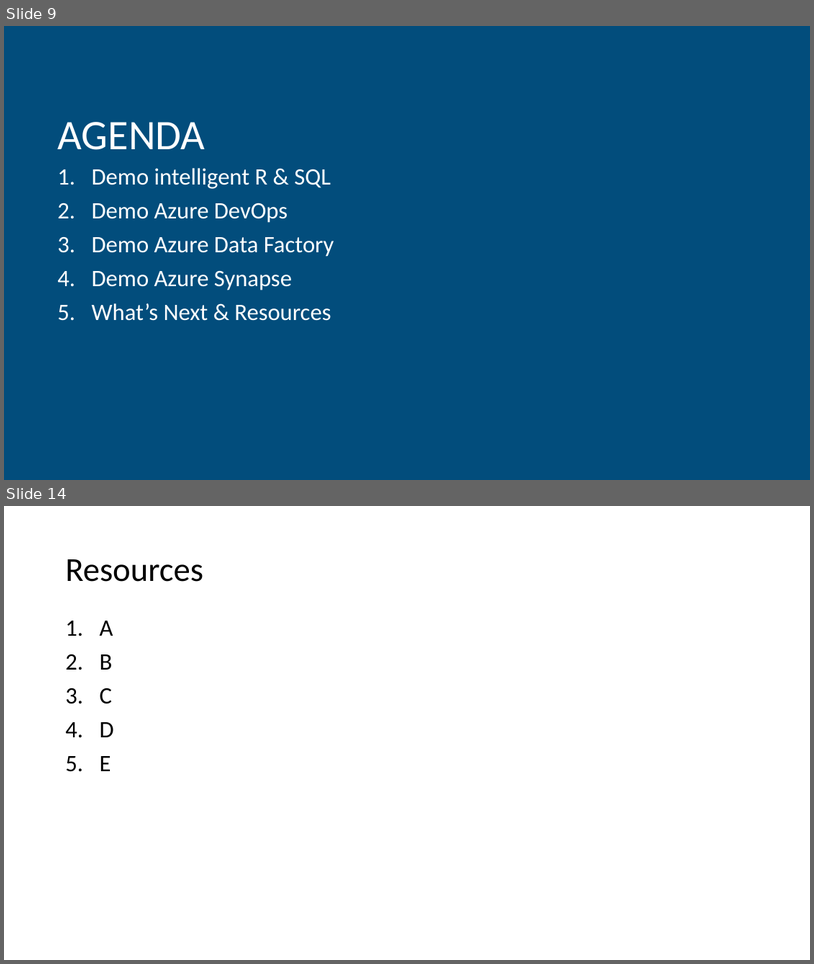
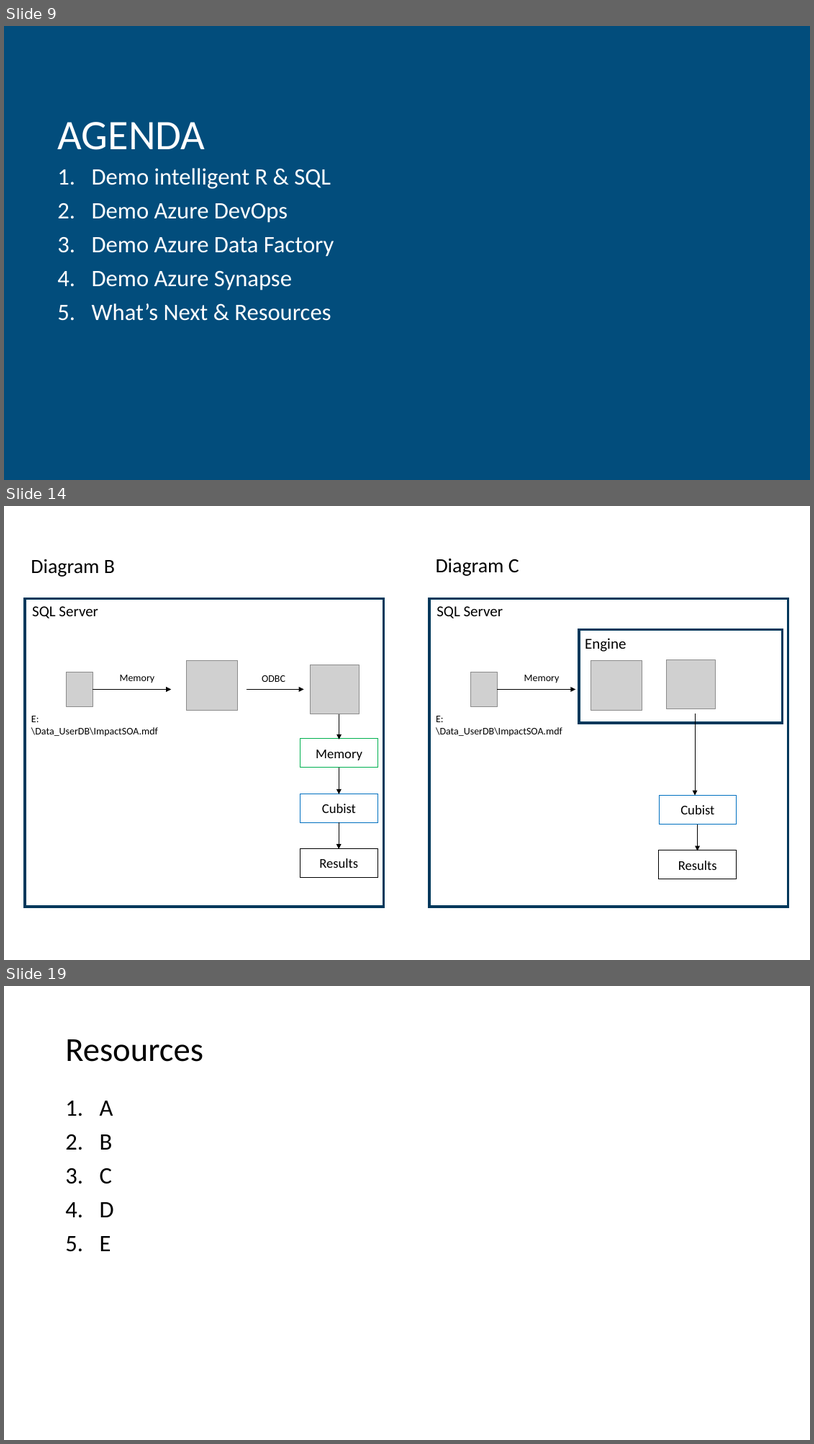
Before and after one commit to hfleitas/AzureSynapseForActuaries, a slide deck: Brent-Hiram-BackToBasicsAnalyticsForActuaries_format.pptx. Shown one above the other, each under a label of ours: slides 9 and 14 before the commit, slides 9, 14 and 19 after it; the slides between them are not shown. The pictures are 814x964 and 814x1444 pixels, drawn with LibreOffice and Linux fonts; fonts in the diff are those of the drawing; grey boxes stand for pictures; background and template pictures are left out. Boxes give left, top, right and bottom in pixels: in the first picture for what was removed or moved away, otherwise in the second. Text is boxed around its words. In the diff, an @@ line names an element or a change of style, - is before the commit and + after.

```diff
--- a/Brent-Hiram-BackToBasicsAnalyticsForActuaries_format.pptx
+++ b/Brent-Hiram-BackToBasicsAnalyticsForActuaries_format.pptx
@@ slide 14 added at box(4, 506, 810, 960), background #FFFFFF @@
@@ text added at box(436, 558, 520, 576), 24 pt, text #000000 @@
+Diagram C
@@ rectangle added at box(430, 599, 789, 906), outline #01395C 3 pt @@
@@ text added at box(437, 606, 504, 618), 18 pt, text #000000 @@
+SQL Server
@@ rectangle added at box(579, 629, 782, 723), outline #01395C 3 pt @@
@@ text added at box(585, 638, 626, 651), 18 pt, text #000000 @@
+Engine
@@ picture added at box(471, 672, 498, 706) @@
@@ text added at box(525, 674, 560, 683), 12 pt, text #000000 @@
+Memory
@@ picture added at box(592, 660, 642, 710) @@
@@ picture added at box(667, 659, 716, 708) @@
@@ arrow added from (498, 690) to (576, 690), #000000 0.5 pt @@
@@ group added at box(25, 559, 384, 906): 5 texts, 5 arrows, 4 rectangles, 3 pictures @@
+Diagram B
+Memory
+Cubist
+Results
+SQL Server
+Memory
+ODBC
+E:\Data_UserDB\ImpactSOA.mdf
@@ text added at box(436, 716, 563, 736), 12 pt, text #000000 @@
+E:\Data_UserDB\ImpactSOA.mdf
@@ arrow added from (695, 713) to (695, 795), #000000 0.5 pt @@
@@ rectangle added at box(659, 795, 736, 824), outline #0070C0 0.75 pt, 16 pt, text #000000 @@
+Cubist
@@ arrow added from (698, 824) to (698, 851), #000000 0.5 pt @@
@@ rectangle added at box(659, 850, 736, 879), outline #000000 0.75 pt, 16 pt, text #000000 @@
+Results
@@ page number added at box(391, 940, 423, 950), 13 pt, text #FFFFFF @@
+14
@@ what was slide 14 is now slide 19 @@
```
Also in this commit, not shown: 4 slides changed, 4 other slides added.
